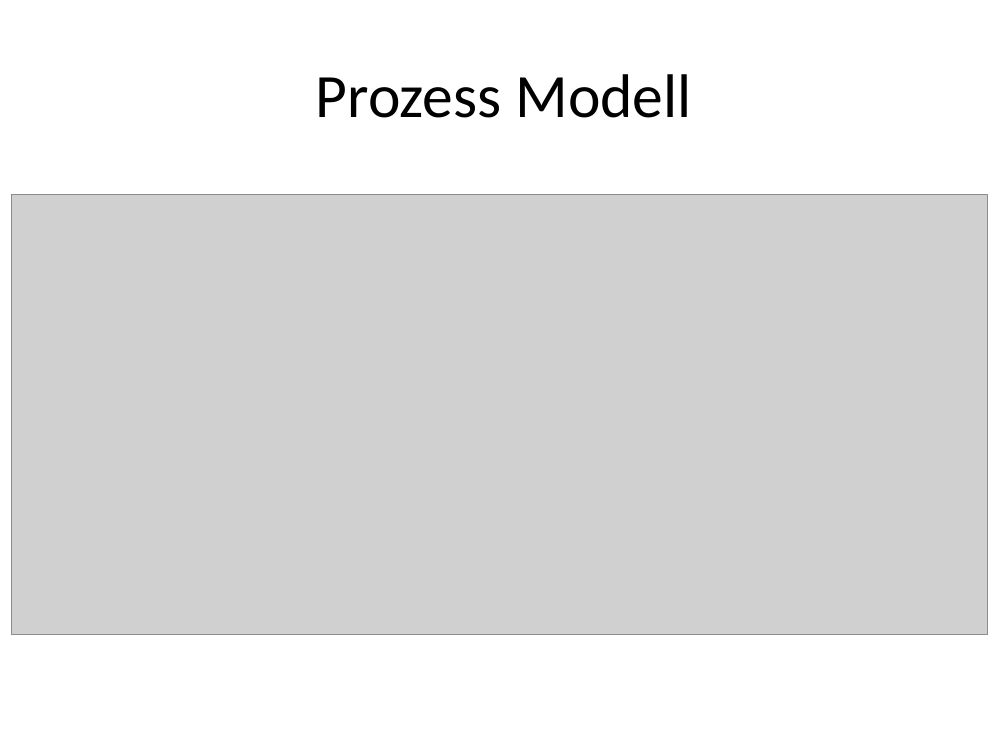
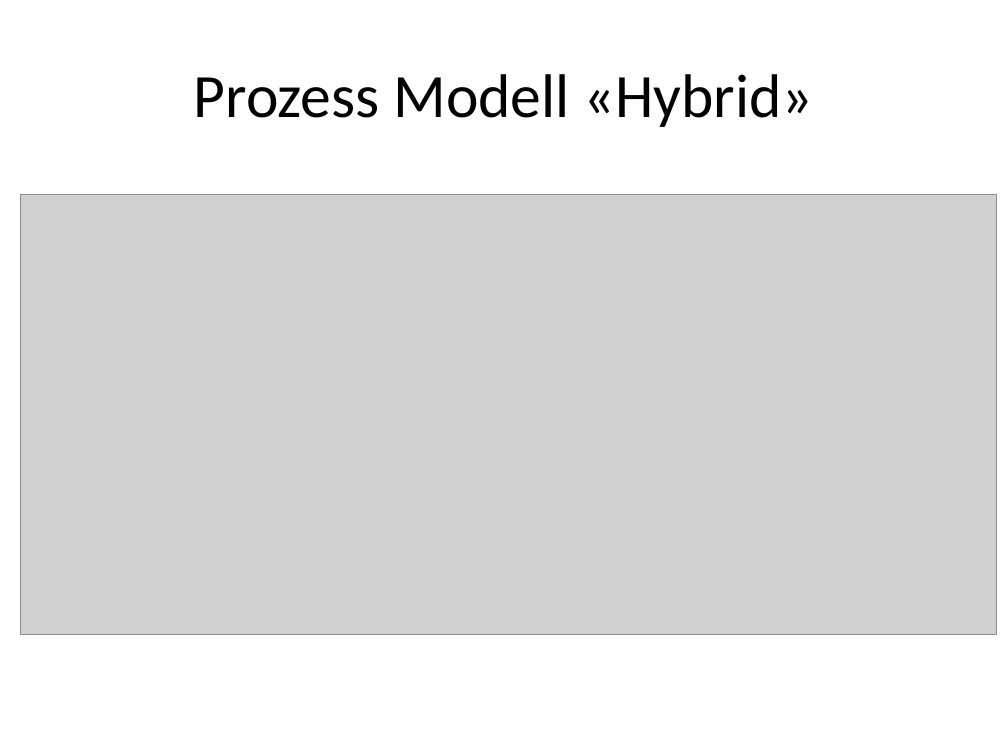
Before and after one commit to boebu/ch.bfh.bti7081.s2013.yellow, a slide deck: slide 9 of ch.bfh.bti7081.s2013.yellow/doc/task02/task1_2_presentation.pptx. Drawn at 1008x756 pixels with LibreOffice and Linux fonts; fonts in the diff are those of the drawing; grey boxes stand for pictures. Boxes give left, top, right and bottom in pixels: in the first picture for what was removed or moved away, otherwise in the second. Text is boxed around its words. In the diff, an @@ line names an element or a change of style, - is before the commit and + after.

```diff
--- a/ch.bfh.bti7081.s2013.yellow/doc/task02/task1_2_presentation.pptx
+++ b/ch.bfh.bti7081.s2013.yellow/doc/task02/task1_2_presentation.pptx
@@ title at (x1=194, y1=74, x2=813, y2=127): text changed @@
-Prozess Modell
+Prozess Modell «Hybrid»
@@ picture moved from (x1=12, y1=195, x2=988, y2=634) to (x1=21, y1=195, x2=997, y2=634) @@
```
Also in this commit, not shown: 1 other slide changed, 1 slide added, 3 slides removed.
